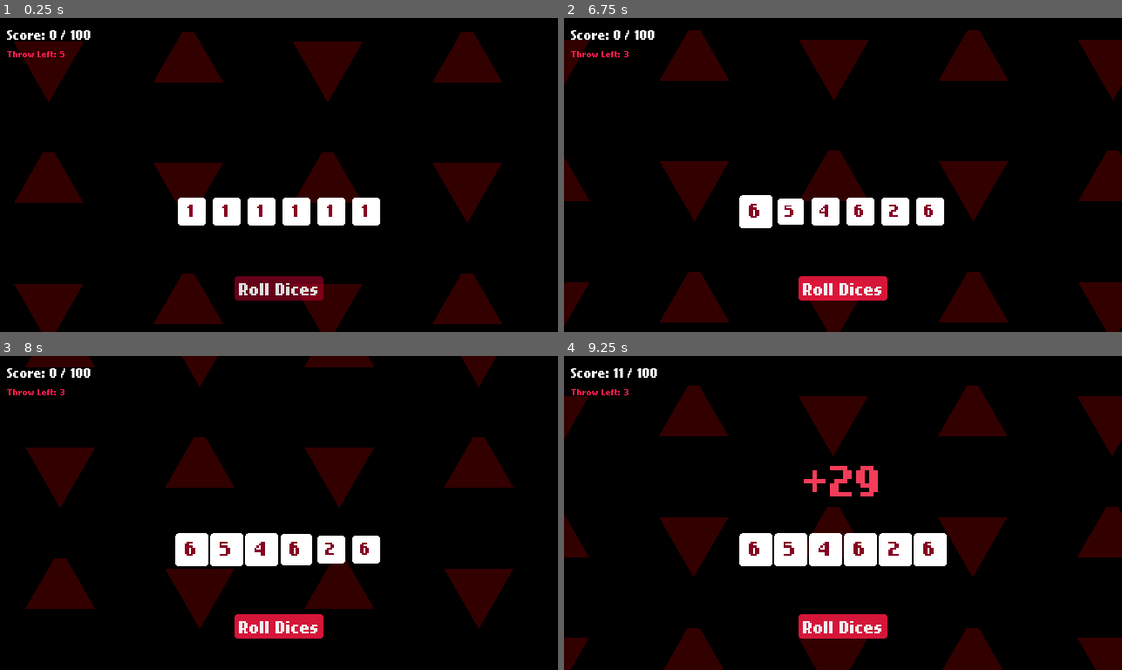
Above: before the commit, frames 1-4 (two rows, left to right).
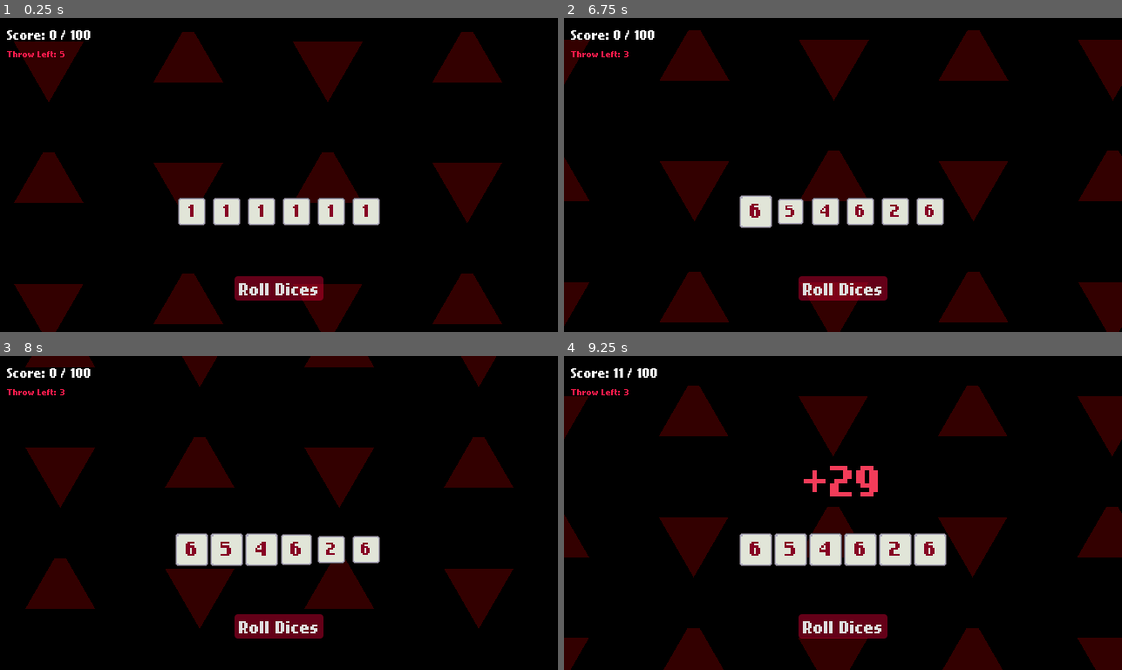
Above: after the commit, the same moments.

Repository: Neo-Ciber94/hell_dice_prototype
Game: Godot game, scene res://common/board/board.tscn
Two runs of this game, one before a commit and one after it. Both use one fixed random seed, a clock stepped at 60 frames per second and the inputs below.
Inputs (mouse positions are in pixels of both pictures, inside the frame that each line leads up to):
- Up to frame 1 (0.25 s): no input
- Up to frame 2 (6.75 s): click (753, 212) at 0.52 s; click (792, 212) at 1.27 s; click (826, 212) at 2.02 s; click (859, 212) at 2.77 s; click (893, 212) at 3.52 s; click (932, 212) at 4.27 s; click "Roll Dices" at 5 s; click "Roll Dices" at 5.75 s; click (753, 212) at 6.52 s
- Up to frame 3 (8 s): click (228, 550) at 7.27 s
- Up to frame 4 (9.25 s): click (826, 550) at 8.02 s; click (859, 550) at 8.77 s

The runs differ from the first frame. In frame 1, 2.5% of the frame differs, in the area x 31-69%, y 57-67%; in frame 2, 3.5%; in frame 3, 4.0%; in frame 4, 4.4%, in the area x 31-69%, y 56-90%.

Commit message:
Update texture

Diff:
--- a/common/board/board.gd
+++ b/common/board/board.gd
@@ -73,6 +73,10 @@
 	else:
 		win_screen.show_total_score(total_score, target_score)
 
+	# TODO: Remove
+	for dice in dices:
+		dice._had_rolled = false;
+
 func _roll_dices() -> void:
 	current_score_label.hide()
 
--- a/common/board/board.tscn
+++ b/common/board/board.tscn
@@ -7,28 +7,34 @@
 [ext_resource type="PackedScene" uid="uid://cjluvk3eo44bo" path="res://common/screens/game_over/game_over_screen.tscn" id="5_87ad3"]
 [ext_resource type="PackedScene" uid="uid://dh2lwt5tyi7q2" path="res://common/screens/win_screen/win_screen.tscn" id="6_7mm28"]
 
+[sub_resource type="Resource" id="Resource_7mm28"]
+script = ExtResource("3_sodj2")
+dice_text_color = null
+metadata/_custom_type_script = "uid://c3x0hnkjatabx"
+
 [sub_resource type="Resource" id="Resource_2uu5o"]
 script = ExtResource("3_sodj2")
+dice_text_color = null
 metadata/_custom_type_script = "uid://c3x0hnkjatabx"
 
 [sub_resource type="Resource" id="Resource_2hp0k"]
 script = ExtResource("3_sodj2")
+dice_text_color = null
 metadata/_custom_type_script = "uid://c3x0hnkjatabx"
 
 [sub_resource type="Resource" id="Resource_axvh3"]
 script = ExtResource("3_sodj2")
+dice_text_color = null
 metadata/_custom_type_script = "uid://c3x0hnkjatabx"
 
 [sub_resource type="Resource" id="Resource_qmv3x"]
 script = ExtResource("3_sodj2")
+dice_text_color = null
 metadata/_custom_type_script = "uid://c3x0hnkjatabx"
 
 [sub_resource type="Resource" id="Resource_a2o8v"]
 script = ExtResource("3_sodj2")
-metadata/_custom_type_script = "uid://c3x0hnkjatabx"
-
-[sub_resource type="Resource" id="Resource_kac7v"]
-script = ExtResource("3_sodj2")
+dice_text_color = null
 metadata/_custom_type_script = "uid://c3x0hnkjatabx"
 
 [sub_resource type="StyleBoxFlat" id="StyleBoxFlat_gfbbj"]
@@ -145,28 +151,28 @@
 
 [node name="Dice" parent="MarginContainer/VBoxContainer/CenterContainer/DiceContainer" instance=ExtResource("1_con10")]
 layout_mode = 2
+behaviur = SubResource("Resource_7mm28")
+
+[node name="Dice2" parent="MarginContainer/VBoxContainer/CenterContainer/DiceContainer" instance=ExtResource("1_con10")]
+layout_mode = 2
 behaviur = SubResource("Resource_2uu5o")
 
-[node name="Dice2" parent="MarginContainer/VBoxContainer/CenterContainer/DiceContainer" instance=ExtResource("1_con10")]
+[node name="Dice3" parent="MarginContainer/VBoxContainer/CenterContainer/DiceContainer" instance=ExtResource("1_con10")]
 layout_mode = 2
 behaviur = SubResource("Resource_2hp0k")
 
-[node name="Dice3" parent="MarginContainer/VBoxContainer/CenterContainer/DiceContainer" instance=ExtResource("1_con10")]
+[node name="Dice4" parent="MarginContainer/VBoxContainer/CenterContainer/DiceContainer" instance=ExtResource("1_con10")]
 layout_mode = 2
 behaviur = SubResource("Resource_axvh3")
 
-[node name="Dice4" parent="MarginContainer/VBoxContainer/CenterContainer/DiceContainer" instance=ExtResource("1_con10")]
+[node name="Dice5" parent="MarginContainer/VBoxContainer/CenterContainer/DiceContainer" instance=ExtResource("1_con10")]
 layout_mode = 2
 behaviur = SubResource("Resource_qmv3x")
 
-[node name="Dice5" parent="MarginContainer/VBoxContainer/CenterContainer/DiceContainer" instance=ExtResource("1_con10")]
+[node name="Dice6" parent="MarginContainer/VBoxContainer/CenterContainer/DiceContainer" instance=ExtResource("1_con10")]
 layout_mode = 2
 behaviur = SubResource("Resource_a2o8v")
 
-[node name="Dice6" parent="MarginContainer/VBoxContainer/CenterContainer/DiceContainer" instance=ExtResource("1_con10")]
-layout_mode = 2
-behaviur = SubResource("Resource_kac7v")
-
 [node name="MarginContainer" type="MarginContainer" parent="MarginContainer/VBoxContainer"]
 layout_mode = 2
 size_flags_vertical = 3
@@ -177,6 +183,7 @@
 [node name="RollDiceButton" type="Button" parent="MarginContainer/VBoxContainer/MarginContainer/CenterContainer"]
 unique_name_in_owner = true
 layout_mode = 2
+mouse_default_cursor_shape = 2
 theme_override_font_sizes/font_size = 32
 theme_override_styles/normal = SubResource("StyleBoxFlat_gfbbj")
 theme_override_styles/pressed = SubResource("StyleBoxFlat_87ad3")
--- a/common/dice/dice.gd
+++ b/common/dice/dice.gd
@@ -1,10 +1,10 @@
 @tool
 class_name Dice
-extends Control
+extends Button
 
 signal on_finished()
 
-@onready var container: PanelContainer = $Container
+@onready var container: Control = $Container
 @onready var value_label: Label = $Container/ValueLabel
 
 @export var behaviur: DiceBehaviour;
@@ -13,15 +13,38 @@
 @export_group("Animations")
 @export_tool_button("Bring to Front", "Callable") var _bring_to_front = bring_to_front;
 
+var _had_rolled = false;
+var _side_index: int = 0;
+
 func _ready() -> void:
 	behaviur = behaviur.duplicate(true)
+	pressed.connect(_on_dice_pressed)
 
 	if not Engine.is_editor_hint():
 		var sides = behaviur.get_dice_sides();
-		var front = sides.front() as DiceSide;
-		value_label.text = front.side_text;
+		_set_side(sides.front())
+
+		value_label.add_theme_color_override("font_color", behaviur.dice_text_color)
+
+func _set_side(side: DiceSide, animate: bool = false) -> void:
+	if animate:
+		await _animate_roll(_side_index, false, 0.1)
+		await _animate_roll(_side_index + 1, false, 0.1)
+		await _animate_roll(_side_index + 1, true, 0.1)
+
+	value_label.text = side.side_text;
+
+func _on_dice_pressed() -> void:
+	if _had_rolled:
+		return;
+
+	var sides = behaviur.get_dice_sides();
+	_side_index = (_side_index + 1) % sides.size()
+	var side = sides.get(_side_index)
+	_set_side(side, true)
 
 func roll_dice(rng: RNG) -> void:
+	_had_rolled = true;
 	behaviur.roll_dice(rng)
 
 	var sides = behaviur.get_dice_sides_with_selected_as_last()
@@ -31,7 +54,7 @@
 		var side = sides.get(idx)
 		var is_last = idx == sides.size() - 1;
 		await _animate_roll(idx, is_last, anim_duration)
-		value_label.text = side.side_text
+		_set_side(side)
 
 	on_finished.emit()
 
@@ -39,7 +62,6 @@
 	return behaviur.get_dice_value()
 
 func _animate_roll(dice_index: int, is_last: bool, anim_duration: float) -> void:
-
 	var tween = create_tween()
 	tween.set_parallel(true)
 	tween.set_trans(Tween.TRANS_SINE)
--- a/common/dice/dice.tscn
+++ b/common/dice/dice.tscn
@@ -1,46 +1,53 @@
-[gd_scene load_steps=5 format=3 uid="uid://ynjdjcukvk4c"]
+[gd_scene load_steps=7 format=3 uid="uid://ynjdjcukvk4c"]
 
 [ext_resource type="Script" uid="uid://d1ipy6j6whcel" path="res://common/dice/dice.gd" id="1_fbg6l"]
 [ext_resource type="Script" uid="uid://c3x0hnkjatabx" path="res://common/dice/types/regular_dice.gd" id="2_7slir"]
+[ext_resource type="Texture2D" uid="uid://bn06wbr3vqiie" path="res://common/dice/art/dices.png" id="3_lcp15"]
 
-[sub_resource type="Resource" id="Resource_7slir"]
+[sub_resource type="StyleBoxEmpty" id="StyleBoxEmpty_lcp15"]
+
+[sub_resource type="Resource" id="Resource_lcp15"]
 script = ExtResource("2_7slir")
+dice_text_color = null
 metadata/_custom_type_script = "uid://c3x0hnkjatabx"
 
-[sub_resource type="StyleBoxFlat" id="StyleBoxFlat_agrpc"]
-bg_color = Color(1, 1, 1, 1)
-corner_radius_top_left = 4
-corner_radius_top_right = 4
-corner_radius_bottom_right = 4
-corner_radius_bottom_left = 4
-anti_aliasing = false
-anti_aliasing_size = 0.216
+[sub_resource type="AtlasTexture" id="AtlasTexture_w33to"]
+atlas = ExtResource("3_lcp15")
+region = Rect2(0, 0, 32, 32)
 
-[node name="Dice" type="Control"]
+[node name="Dice" type="Button"]
 custom_minimum_size = Vector2(32, 32)
-layout_mode = 3
-anchors_preset = 0
 offset_right = 32.0
 offset_bottom = 32.0
 pivot_offset = Vector2(16, 16)
+mouse_default_cursor_shape = 2
+theme_override_styles/normal = SubResource("StyleBoxEmpty_lcp15")
+theme_override_styles/pressed = SubResource("StyleBoxEmpty_lcp15")
+theme_override_styles/hover = SubResource("StyleBoxEmpty_lcp15")
+theme_override_styles/disabled = SubResource("StyleBoxEmpty_lcp15")
+theme_override_styles/focus = SubResource("StyleBoxEmpty_lcp15")
 script = ExtResource("1_fbg6l")
-behaviur = SubResource("Resource_7slir")
+behaviur = SubResource("Resource_lcp15")
 duration = 0.5
 
-[node name="Container" type="PanelContainer" parent="."]
+[node name="Container" type="TextureRect" parent="."]
 layout_mode = 1
 anchors_preset = 15
 anchor_right = 1.0
 anchor_bottom = 1.0
-offset_right = -3.6239624e-05
-offset_bottom = -0.00024223328
 grow_horizontal = 2
 grow_vertical = 2
 pivot_offset = Vector2(16, 16)
-theme_override_styles/panel = SubResource("StyleBoxFlat_agrpc")
+texture = SubResource("AtlasTexture_w33to")
+stretch_mode = 2
 
 [node name="ValueLabel" type="Label" parent="Container"]
-layout_mode = 2
+layout_mode = 1
+anchors_preset = 15
+anchor_right = 1.0
+anchor_bottom = 1.0
+grow_horizontal = 2
+grow_vertical = 2
 size_flags_vertical = 1
 theme_override_colors/font_color = Color(0.5247766, 0.009047486, 0.1367926, 1)
 theme_override_font_sizes/font_size = 32
--- a/common/dice/dice_behaviour.gd
+++ b/common/dice/dice_behaviour.gd
@@ -11,6 +11,7 @@
 @export_group("General")
 @export var dice_name: String;
 @export var dice_texture: Texture2D;
+@export var dice_text_color: Color = Color.from_string("#860223", Color.DARK_RED)
 
 @abstract
 func get_dice_sides() -> Array[DiceSide];
--- a/common/dice/types/regular_dice.tres
+++ b/common/dice/types/regular_dice.tres
@@ -6,4 +6,5 @@
 resource_local_to_scene = true
 script = ExtResource("1_0rvsm")
 dice_name = "Regular Dice"
+dice_text_color = Color(0.5247766, 0.009047486, 0.1367926, 1)
 metadata/_custom_type_script = "uid://c3x0hnkjatabx"
Binary file added: common/dice/art/dices.aseprite
Binary file added: common/dice/art/dices.png
Not shown, added: common/dice/art/dices.png.import
